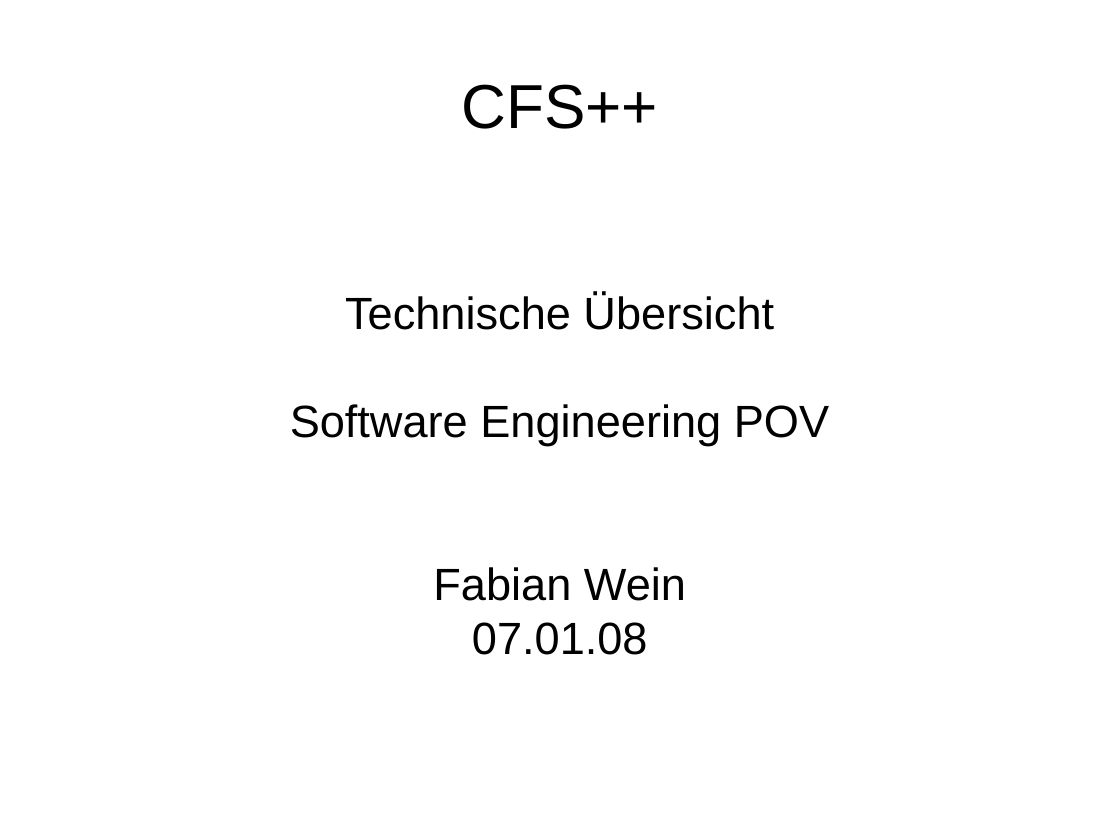
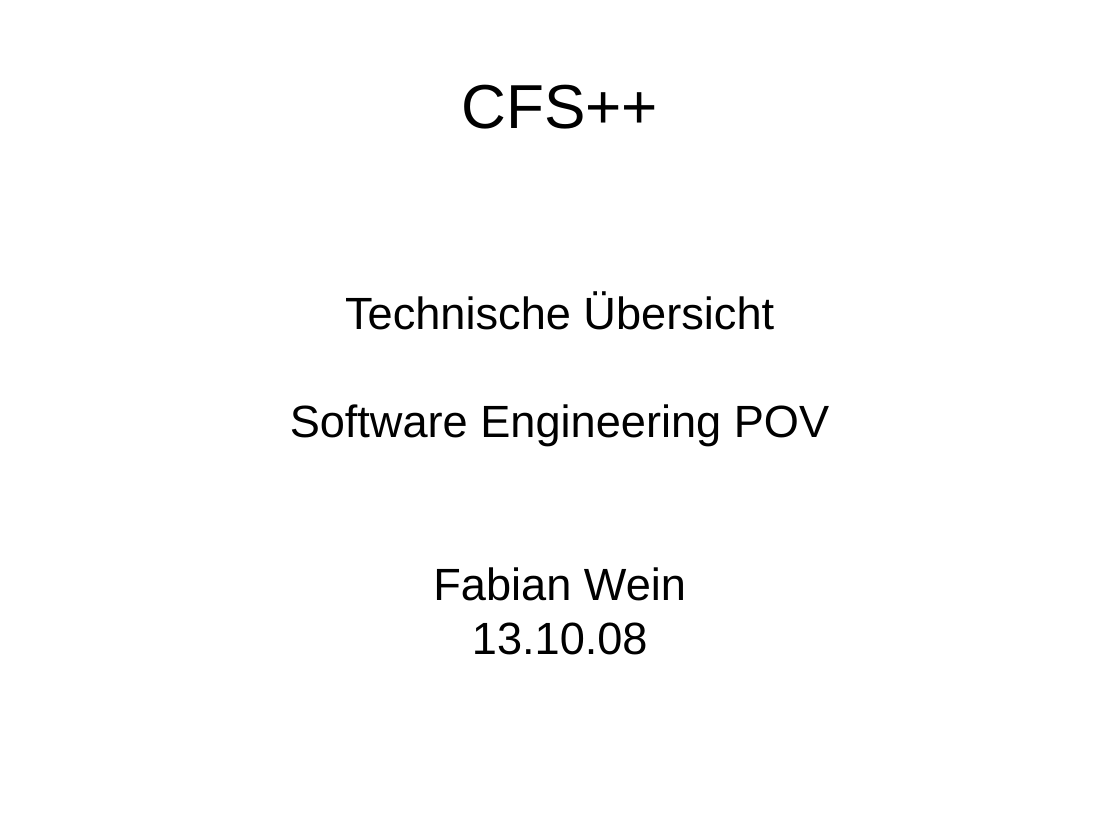
Before and after one commit to openCFS/cfs, a slide deck: slide 1 of Doc/developer/AddDoc/technical_ovv/cfs_technical.odp. Drawn at 1120x840 pixels with LibreOffice and Linux fonts; fonts in the diff are those of the drawing. Boxes give left, top, right and bottom in pixels: in the first picture for what was removed or moved away, otherwise in the second. Text is boxed around its words. In the diff, an @@ line names an element or a change of style, - is before the commit and + after.

```diff
--- a/Doc/developer/AddDoc/technical_ovv/cfs_technical.odp
+++ b/Doc/developer/AddDoc/technical_ovv/cfs_technical.odp
@@ subtitle at (472,622,648,655): text changed @@
-07.01.08
+13.10.08
```
Also in this commit, not shown: 2 other slides changed.
